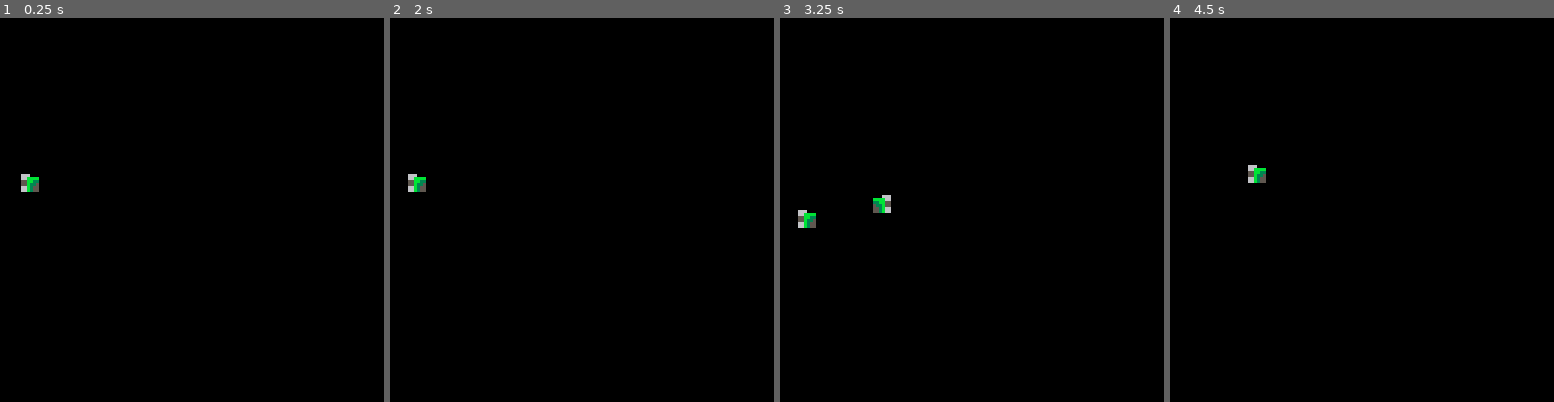
Above: before the commit, frames 1-4 (left to right).
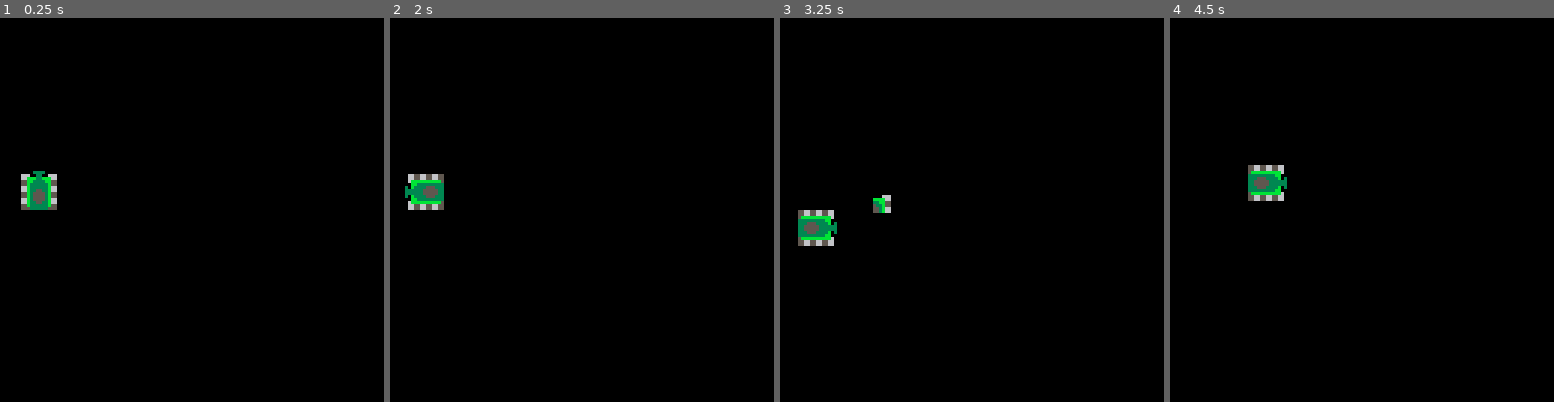
Above: after the commit, the same moments.

Repository: wire8/fly
Game: PICO-8 cartridge tank/tank.p8
Two runs of this game, one before a commit and one after it. Both use one fixed random seed, a clock stepped at 60 frames per second and the inputs below.
Inputs:
- Up to frame 1 (0.25 s): no input
- Up to frame 2 (2 s): tap O (Z key) at 0.33, 0.7, 1.43 s; tap X (X key) at 1.07 s; hold Left from 1.97 s (still down)
- Up to frame 3 (3.25 s): tap X (X key) every 0.33 s from 2.07 to 3.07 s; tap O (Z key) at 2.22, 3.1 s; release Left at 2.37 s; hold Down 2.42-2.82 s; hold Right from 2.87 s (still down)
- Up to frame 4 (4.5 s): tap X (X key) every 0.33 s from 3.4 to 4.4 s; release Right at 3.53 s; hold Up 3.58-4.08 s; tap O (Z key) at 3.98 s; hold Right from 4.13 s (still down)

The runs differ from the first frame. In frame 1, 0.7% of the frame differs, in the area x 5-15%, y 39-50%; in frame 2, 0.8%, in the area x 3-15%, y 40-50%; in frame 3, 0.8%; in frame 4, 0.8%.

Commit message:
Feat: Using multiple tiles to draw a tank

Diff:
--- a/tank/tank.p8
+++ b/tank/tank.p8
@@ -25,11 +25,14 @@
 
 function make_player()
   player={}
+  player.cannon={}
   player.x=5
   player.y=50
   player.direction=top
   player.sprite=0
   player.alive=true
+
+  player.cannon.sprite=32
 end
 
 function make_bullet()
@@ -43,7 +46,19 @@
 end
 
 function draw_player()
-  spr(player.sprite,player.x,player.y)
+ if (player.direction==top) then
+  spr(player.sprite,player.x,player.y, 2,2)
+  spr(player.cannon.sprite,player.x,player.y, 2,2)
+ elseif (player.direction==bottom) then
+  spr(player.sprite,player.x,player.y, 2,2, false, true)
+  spr(player.cannon.sprite,player.x,player.y, 2,2, false, true)
+ elseif (player.direction==left) then
+  spr(player.sprite + 4,player.x,player.y, 2,2, true)
+  spr(player.cannon.sprite + 4,player.x,player.y, 2,2, true)
+ elseif (player.direction==right) then
+  spr(player.sprite + 4,player.x,player.y, 2,2, false, true)
+  spr(player.cannon.sprite + 4,player.x,player.y, 2,2, false, true)
+ end
 end
 
 function draw_bullet()
